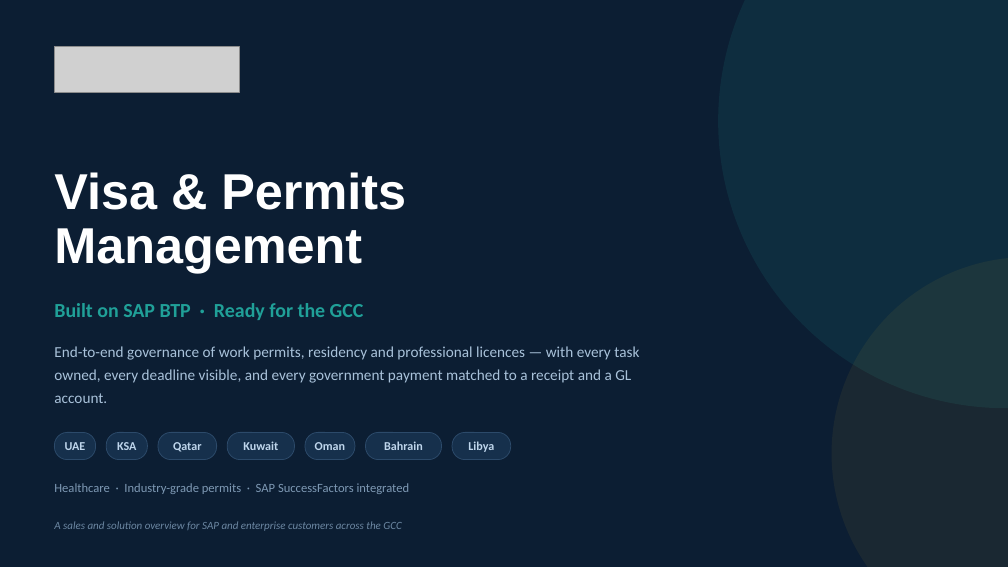
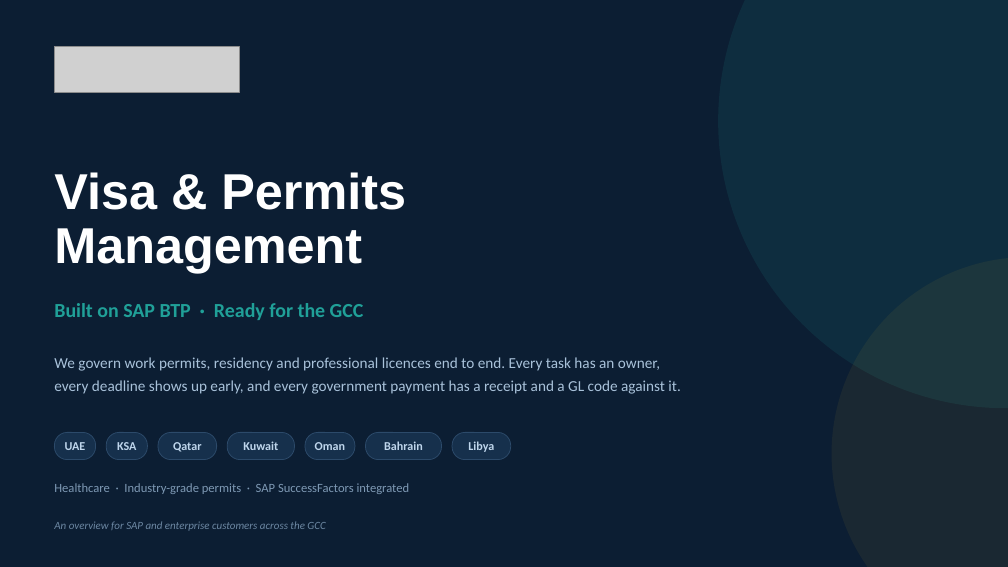
Before and after one commit to cranialblend5/VisaAndPermitsDemo, a slide deck: slide 1 of deck/INK_IT_Visa_and_Permits_GCC.pptx. Drawn at 1008x567 pixels with LibreOffice and Linux fonts; fonts in the diff are those of the drawing; grey boxes stand for pictures. Boxes give left, top, right and bottom in pixels: in the first picture for what was removed or moved away, otherwise in the second. Text is boxed around its words. In the diff, an @@ line names an element or a change of style, - is before the commit and + after.

```diff
--- a/deck/INK_IT_Visa_and_Permits_GCC.pptx
+++ b/deck/INK_IT_Visa_and_Permits_GCC.pptx
@@ text at [54,357,680,394]: text changed @@
-End-to-end governance of work permits, residency and professional licences — with every task owned, every deadline visible, and every government payment matched to a receipt and a GL account.
+We govern work permits, residency and professional licences end to end. Every task has an owner, every deadline shows up early, and every government payment has a receipt and a GL code against it.
@@ text at [54,521,325,531]: text changed @@
-A sales and solution overview for SAP and enterprise customers across the GCC
+An overview for SAP and enterprise customers across the GCC
```
Also in this commit, not shown: 9 other slides changed, 16 other files.
